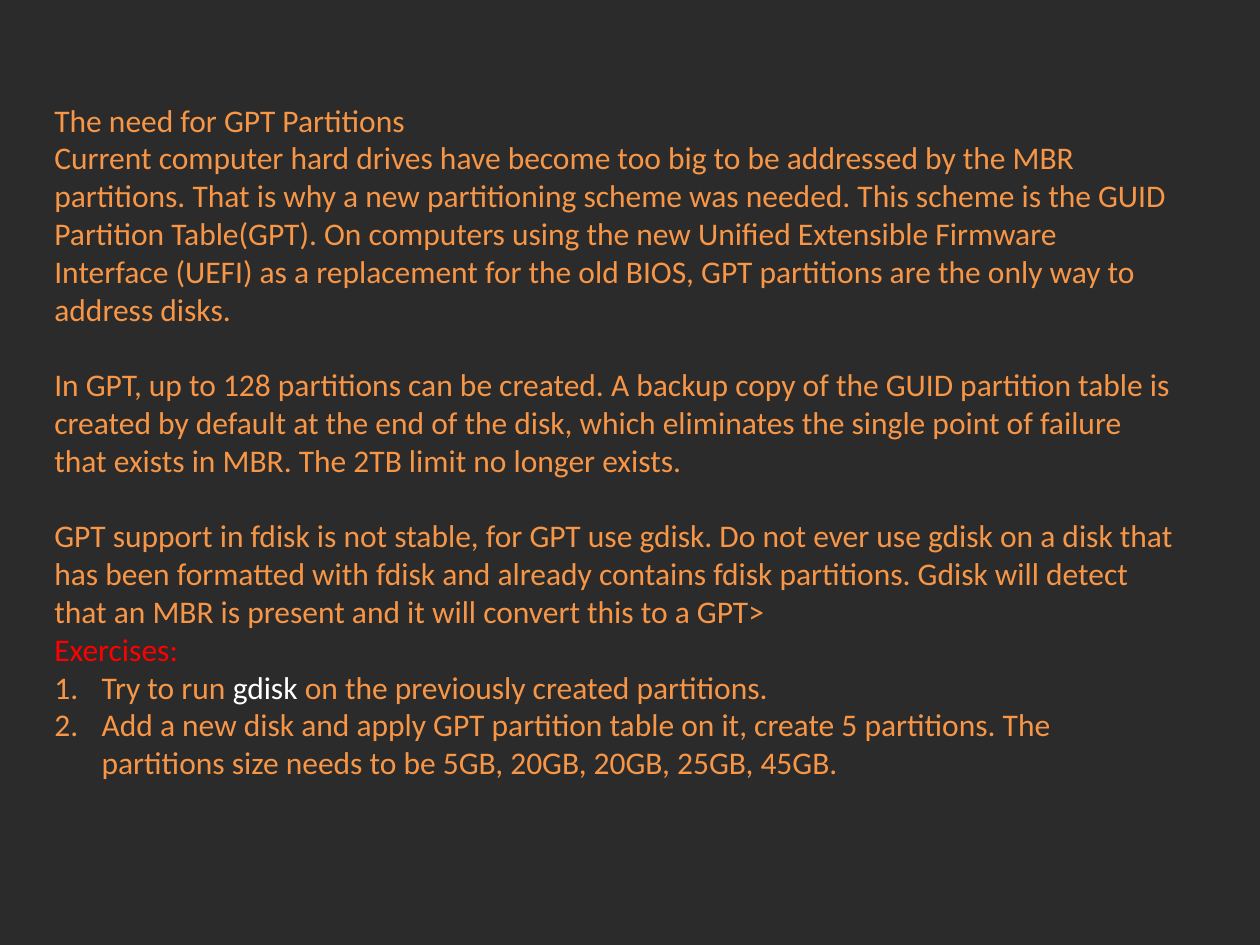
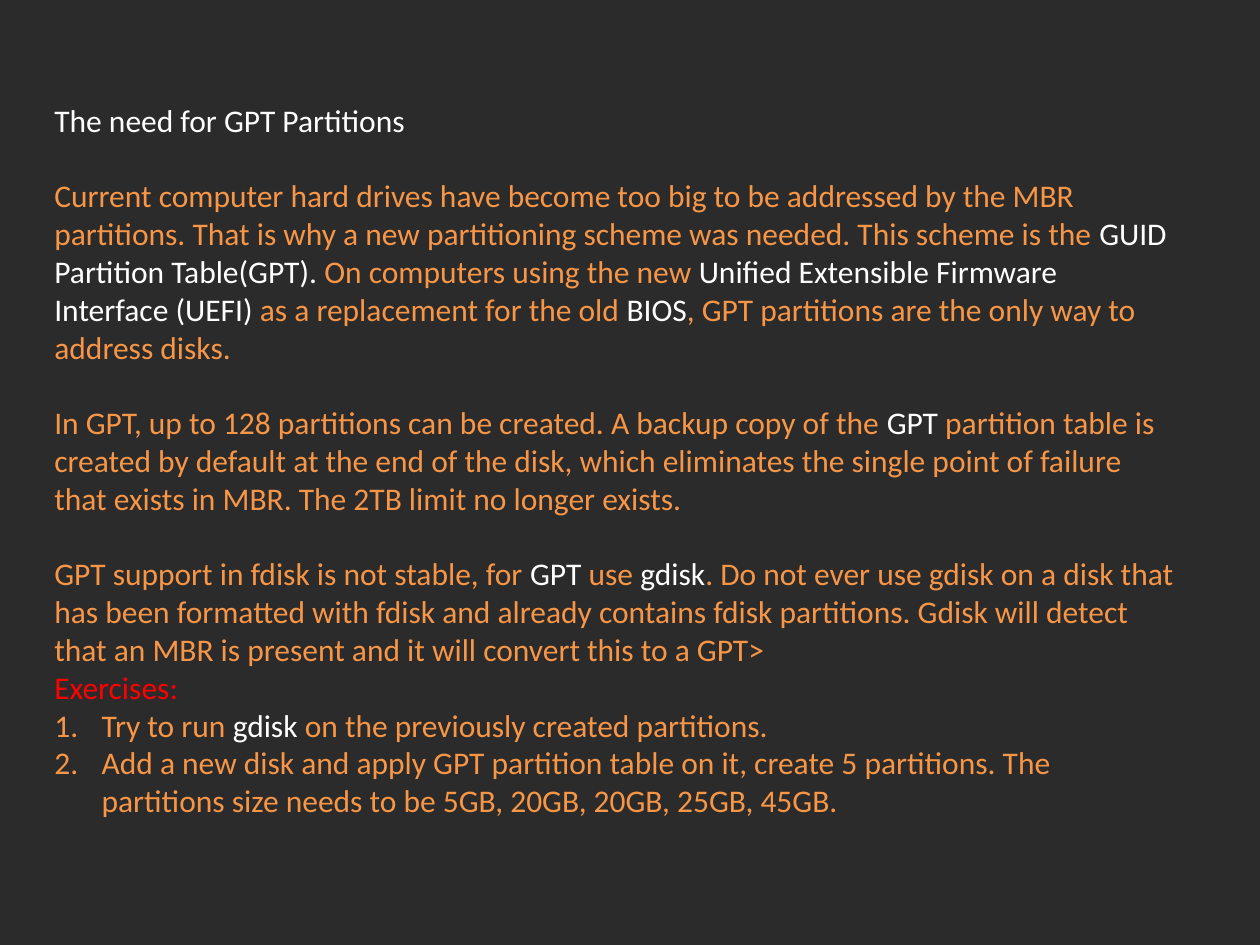
Before and after one commit to Academy-Soft-Intellect/Linux-Course, a slide deck: slide 4 of 08.Partitions_And_LVM_And_Filesystems/08-PartitionsLVMFileSystems.pptx. Drawn at 1260x945 pixels with LibreOffice and Linux fonts; fonts in the diff are those of the drawing; background and template pictures are left out; a plain dark background stands for a picture behind light text. Boxes give left, top, right and bottom in pixels: in the first picture for what was removed or moved away, otherwise in the second. Text is boxed around its words. In the diff, an @@ line names an element or a change of style, - is before the commit and + after.

```diff
--- a/08.Partitions_And_LVM_And_Filesystems/08-PartitionsLVMFileSystems.pptx
+++ b/08.Partitions_And_LVM_And_Filesystems/08-PartitionsLVMFileSystems.pptx
@@ text at bbox=[54, 110, 1173, 666]: text colour #F79646 to #FFFFFF in "The need for GPT Partitions", "GUID Partition Table(GPT). Unified Extensible Firmware Inter ...", "GPT gdisk." @@
@@ text at bbox=[54, 412, 1155, 516]: text changed @@
-In GPT, up to 128 partitions can be created. A backup copy of the GUID partition table is created by default at the end of the disk, which eliminates the single point of failure that exists in MBR. The 2TB limit no longer exists.
+In GPT, up to 128 partitions can be created. A backup copy of the GPT partition table is created by default at the end of the disk, which eliminates the single point of failure that exists in MBR. The 2TB limit no longer exists.
```
Also in this commit, not shown: 10 other slides changed, 1 other file.
